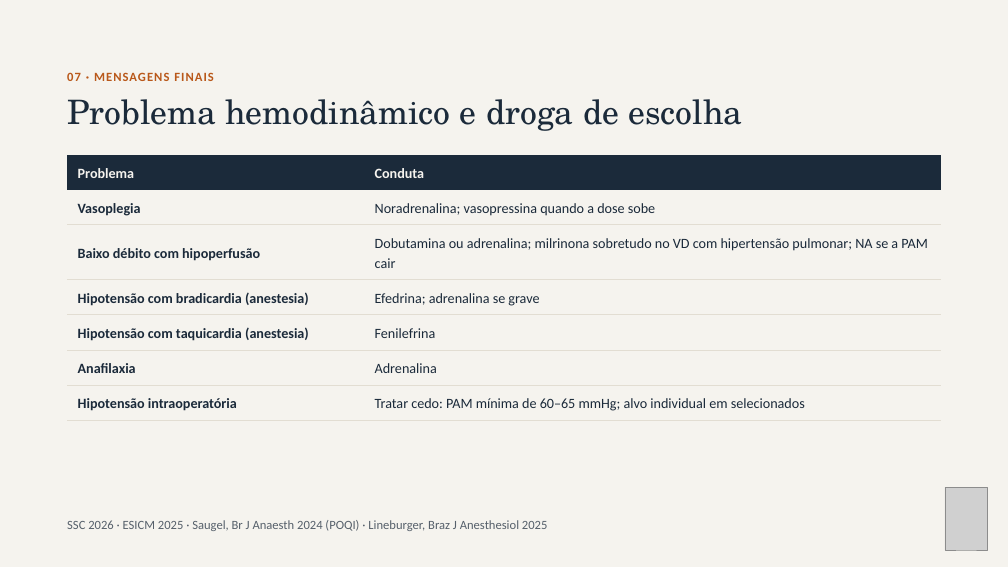
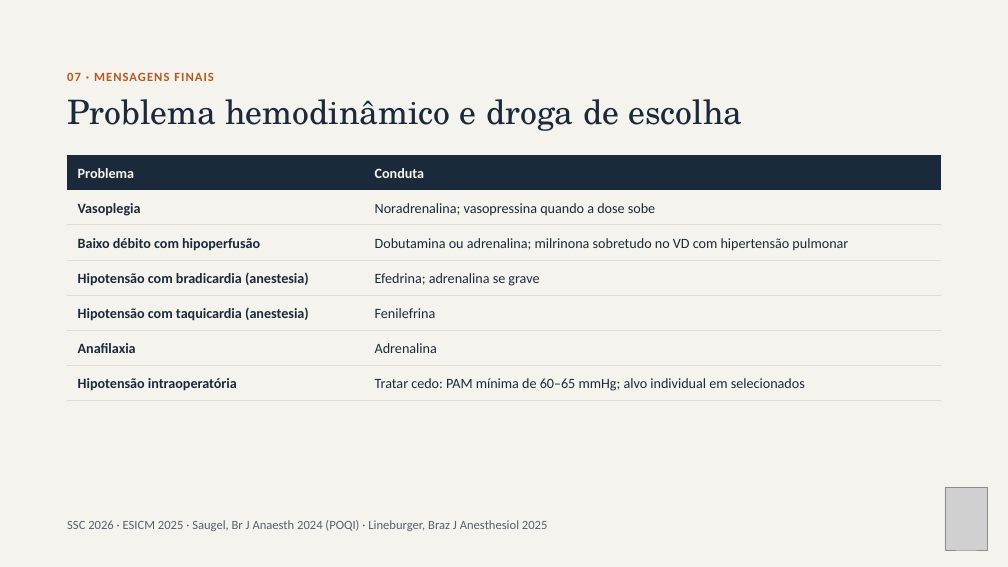
Before and after one commit to brunomoraesdubois-bit/Bruno, a slide deck: slide 18 of apresentacao/Aminas_Vasoativas.pptx. Drawn at 1008x567 pixels with LibreOffice and Linux fonts; fonts in the diff are those of the drawing; grey boxes stand for pictures. Boxes give left, top, right and bottom in pixels: in the first picture for what was removed or moved away, otherwise in the second. Text is boxed around its words. In the diff, an @@ line names an element or a change of style, - is before the commit and + after.

```diff
--- a/apresentacao/Aminas_Vasoativas.pptx
+++ b/apresentacao/Aminas_Vasoativas.pptx
@@ table at (67, 225, 941, 301) @@
-row 1, column 2: Dobutamina ou adrenalina; milrinona sobretudo no VD com hipertensão pulmonar; NA se a PAM cair
+row 1, column 2: Dobutamina ou adrenalina; milrinona sobretudo no VD com hipertensão pulmonar
@@ 4 tables: place and size @@
-4 tables at (67, 280, 941, 461)
+4 tables at (67, 260, 941, 441)
```
Also in this commit, not shown: 22 other slides changed, 44 other files.
